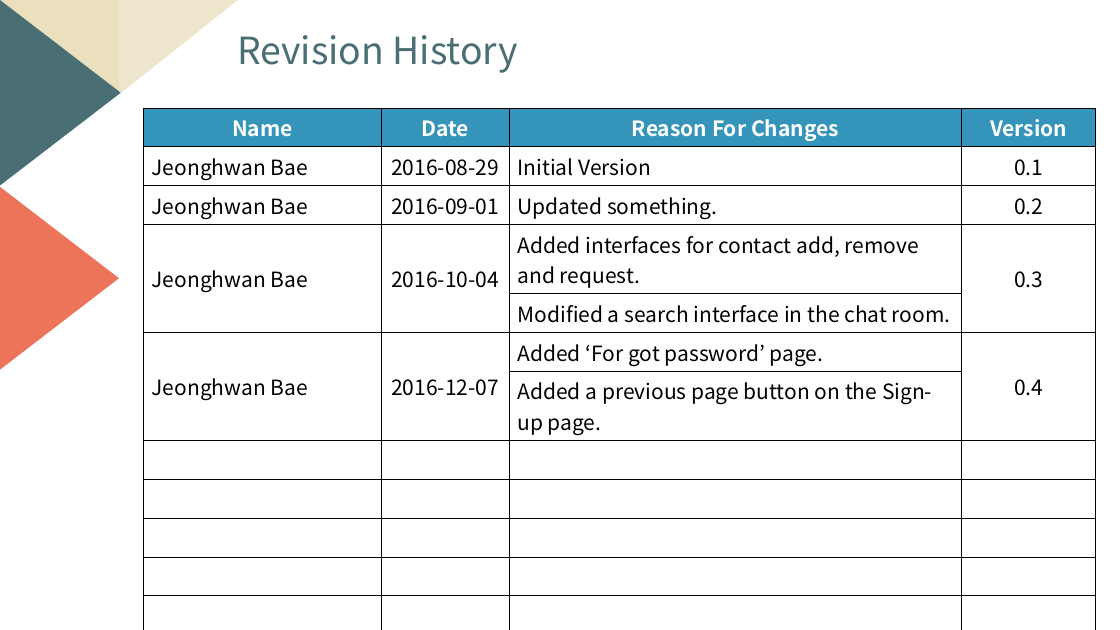
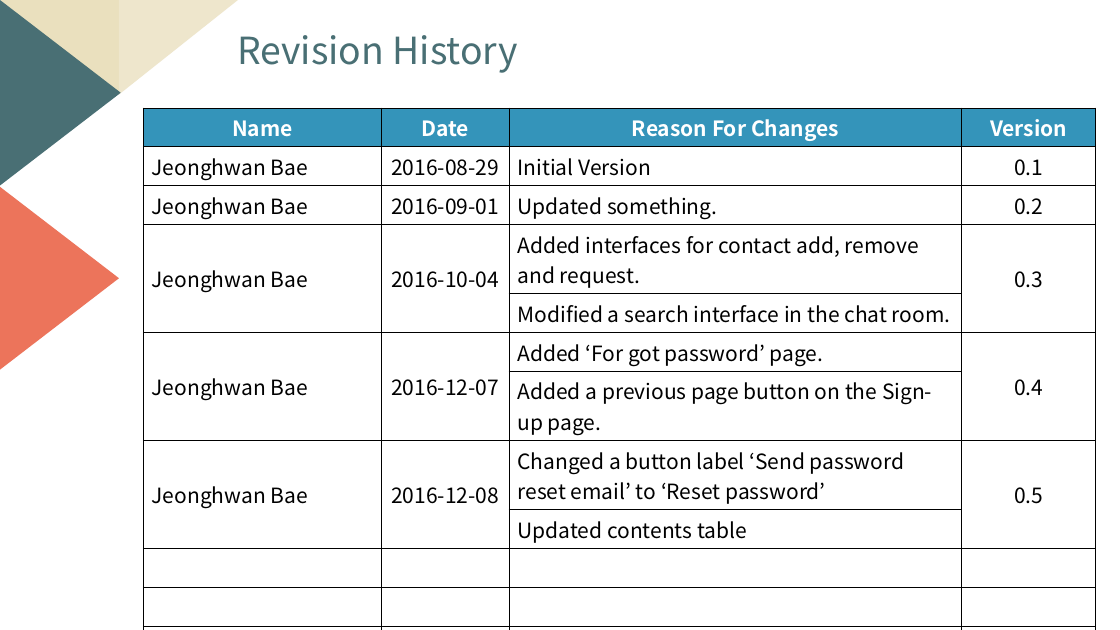
Before and after one commit to jhbaessi/coffee_beans, a slide deck: slide 3 of docs/GUI_Design_Concepts.pptx. Drawn at 1120x630 pixels with LibreOffice and Linux fonts; fonts in the diff are those of the drawing. Boxes give left, top, right and bottom in pixels: in the first picture for what was removed or moved away, otherwise in the second. Text is boxed around its words. In the diff, an @@ line names an element or a change of style, - is before the commit and + after.

Commit message:
Change a botton label and Update contents table

```diff
--- a/docs/GUI_Design_Concepts.pptx
+++ b/docs/GUI_Design_Concepts.pptx
@@ table at (x1=144, y1=108, x2=1096, y2=630) @@
+row 8: Jeonghwan Bae | 2016-12-08 | Changed a button label ‘Send password reset email’ to ‘Reset password’ | 0.5
+row 9:  |  | Updated contents table | 
-row 12:  |  |  | 
-row 13:  |  |  | 
```
Also in this commit, not shown: 2 other slides changed.
